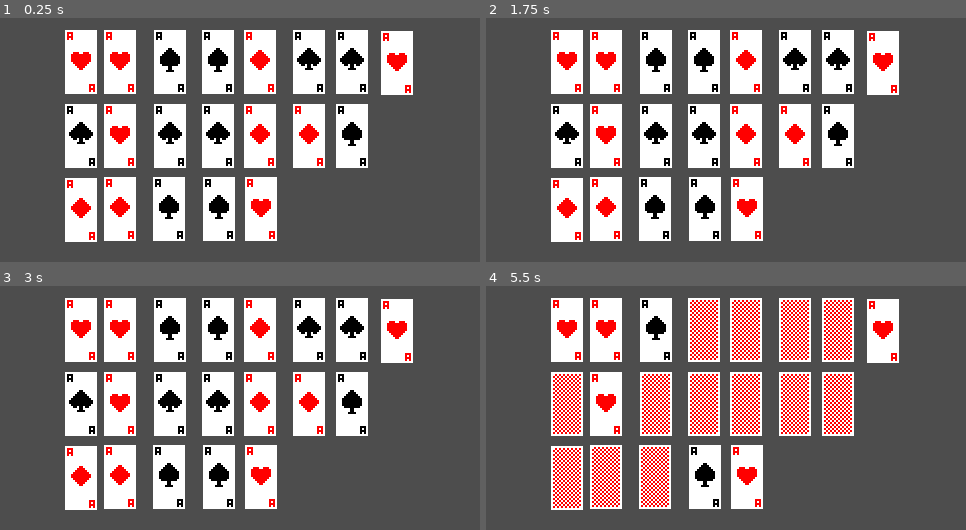
Above: before the commit, frames 1-4 (two rows, left to right).
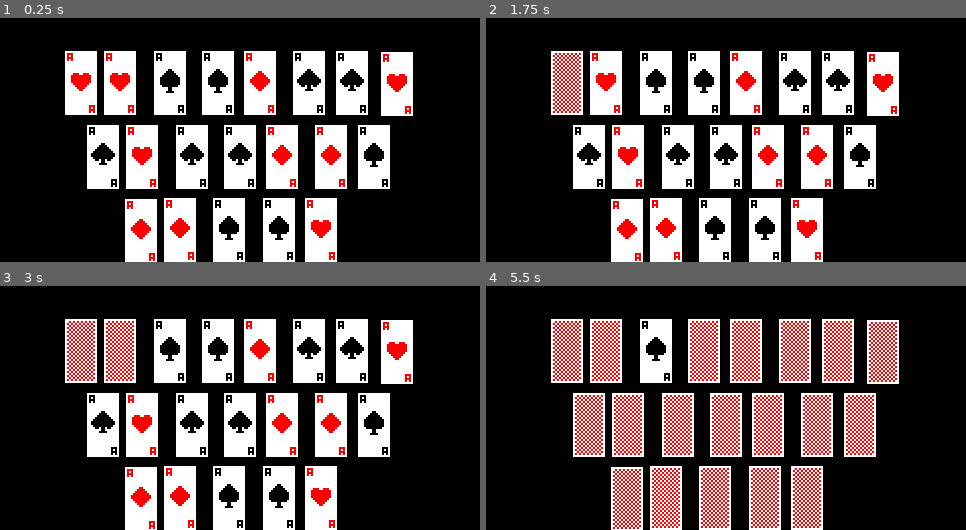
Above: after the commit, the same moments.

Repository: OliveADay/asylum
Game: Godot game, scene res://world.tscn
The game is run twice, just before and just after one commit, with the same random seed, the same clock (stepped at 60 frames per second) and the same inputs. The project has no main scene, so this scene is started directly.
Inputs (mouse positions are in pixels of both pictures, inside the frame that each line leads up to):
- Up to frame 1 (0.25 s): no input
- Up to frame 2 (1.75 s): tap Enter at 0.5 s; move the mouse to (567, 61) at 0.52 s; click (567, 61) at 0.6 s; tap Space at 1.25 s; move the mouse to (606, 61) at 1.27 s; click (606, 61) at 1.35 s
- Up to frame 3 (3 s): tap Enter at 2 s; move the mouse to (120, 403) at 2.02 s; click (120, 403) at 2.1 s; tap Space at 2.75 s; move the mouse to (398, 329) at 2.77 s; click (398, 329) at 2.85 s
- Up to frame 4 (5.5 s): tap Enter at 3.5 s; move the mouse to (745, 476) at 3.52 s; click (745, 476) at 3.6 s; tap Space at 4.25 s; move the mouse to (706, 476) at 4.27 s; click (706, 476) at 4.35 s; move the mouse to (654, 329) at 5.02 s; click (654, 329) at 5.1 s

The runs differ from the first frame. In frame 1, 86% of the frame differs, in the area x 0-100%, y 0-100%; in frame 2, 86%; in frame 3, 86%; in frame 4, 89%.

Commit message:
small changes to card and positions

Diff:
--- a/card.gd
+++ b/card.gd
@@ -3,18 +3,14 @@
 var mouseOn = false
 var rand = RandomNumberGenerator.new()
 var secret = 1;
-var maxWait = 5;
+var maxWait = 1;
+var startWait = 5
 var currentWait = 0;
-
-func switch(val, full, list):
-	if not full:
-		secret = val
-	else:
-		secret = rand.randi_range(1,val);
+signal clicked
 
 func _ready():
 	$Sprite2D.frame = secret
-	currentWait = maxWait
+	currentWait = startWait
 
 func _process(delta: float) -> void:
 	if Input.is_action_just_pressed("click") and mouseOn:
@@ -25,7 +21,6 @@
 		$Sprite2D.frame = secret
 	else:
 		$Sprite2D.frame = 0
-
 func _on_mouse_entered() -> void:
 	mouseOn = true
 
--- a/world.tscn
+++ b/world.tscn
@@ -8,61 +8,68 @@
 cards = [NodePath("Card"), NodePath("Card2"), NodePath("Card3"), NodePath("Card4"), NodePath("Card5"), NodePath("Card6" …(279 unchanged characters)…
 
 [node name="Card" parent="." unique_id=1747360751 instance=ExtResource("1_f3sb7")]
-position = Vector2(81, 44)
+position = Vector2(81, 65)
 
 [node name="Card2" parent="." unique_id=2043590959 instance=ExtResource("1_f3sb7")]
-position = Vector2(120, 44)
+position = Vector2(120, 65)
+
+[node name="Card4" parent="." unique_id=1391354738 instance=ExtResource("1_f3sb7")]
+position = Vector2(397, 66)
+
+[node name="Card7" parent="." unique_id=1921979752 instance=ExtResource("1_f3sb7")]
+position = Vector2(170, 65)
+
+[node name="Card10" parent="." unique_id=152705562 instance=ExtResource("1_f3sb7")]
+position = Vector2(218, 65)
+
+[node name="Card13" parent="." unique_id=1443106570 instance=ExtResource("1_f3sb7")]
+position = Vector2(260, 65)
+
+[node name="Card16" parent="." unique_id=79697519 instance=ExtResource("1_f3sb7")]
+position = Vector2(309, 65)
+
+[node name="Card19" parent="." unique_id=1329312445 instance=ExtResource("1_f3sb7")]
+position = Vector2(352, 65)
 
 [node name="Card3" parent="." unique_id=2119881694 instance=ExtResource("1_f3sb7")]
-position = Vector2(120, 118)
+position = Vector2(142, 139)
 
-[node name="Card4" parent="." unique_id=1391354738 instance=ExtResource("1_f3sb7")]
-position = Vector2(397, 45)
+[node name="Card18" parent="." unique_id=285151138 instance=ExtResource("1_f3sb7")]
+position = Vector2(103, 139)
+
+[node name="Card20" parent="." unique_id=162739358 instance=ExtResource("1_f3sb7")]
+position = Vector2(192, 139)
+
+[node name="Card17" parent="." unique_id=487525103 instance=ExtResource("1_f3sb7")]
+position = Vector2(240, 139)
+
+[node name="Card14" parent="." unique_id=2001337194 instance=ExtResource("1_f3sb7")]
+position = Vector2(282, 139)
+
+[node name="Card11" parent="." unique_id=446472611 instance=ExtResource("1_f3sb7")]
+position = Vector2(331, 139)
+
+[node name="Card8" parent="." unique_id=262210690 instance=ExtResource("1_f3sb7")]
+position = Vector2(374, 139)
 
 [node name="Card5" parent="." unique_id=1297700510 instance=ExtResource("1_f3sb7")]
-position = Vector2(261, 191)
+position = Vector2(321, 212)
 
 [node name="Card6" parent="." unique_id=206780648 instance=ExtResource("1_f3sb7")]
-position = Vector2(219, 191)
-
-[node name="Card7" parent="." unique_id=1921979752 instance=ExtResource("1_f3sb7")]
-position = Vector2(170, 44)
-
-[node name="Card8" parent="." unique_id=262210690 instance=ExtResource("1_f3sb7")]
-position = Vector2(352, 118)
+position = Vector2(279, 212)
 
 [node name="Card9" parent="." unique_id=1625495960 instance=ExtResource("1_f3sb7")]
-position = Vector2(169, 191)
-
-[node name="Card10" parent="." unique_id=152705562 instance=ExtResource("1_f3sb7")]
-position = Vector2(218, 44)
-
-[node name="Card11" parent="." unique_id=446472611 instance=ExtResource("1_f3sb7")]
-position = Vector2(309, 118)
+position = Vector2(229, 212)
 
 [node name="Card12" parent="." unique_id=1066088986 instance=ExtResource("1_f3sb7")]
-position = Vector2(120, 191)
-
-[node name="Card13" parent="." unique_id=1443106570 instance=ExtResource("1_f3sb7")]
-position = Vector2(260, 44)
-
-[node name="Card14" parent="." unique_id=2001337194 instance=ExtResource("1_f3sb7")]
-position = Vector2(260, 118)
+position = Vector2(180, 212)
 
 [node name="Card15" parent="." unique_id=761601698 instance=ExtResource("1_f3sb7")]
-position = Vector2(81, 192)
+position = Vector2(141, 213)
 
-[node name="Card16" parent="." unique_id=79697519 instance=ExtResource("1_f3sb7")]
-position = Vector2(309, 44)
-
-[node name="Card17" parent="." unique_id=487525103 instance=ExtResource("1_f3sb7")]
-position = Vector2(218, 118)
-
-[node name="Card18" parent="." unique_id=285151138 instance=ExtResource("1_f3sb7")]
-position = Vector2(81, 118)
-
-[node name="Card19" parent="." unique_id=1329312445 instance=ExtResource("1_f3sb7")]
-position = Vector2(352, 44)
-
-[node name="Card20" parent="." unique_id=162739358 instance=ExtResource("1_f3sb7")]
-position = Vector2(170, 118)
+[node name="ColorRect" type="ColorRect" parent="." unique_id=1658729121]
+z_index = -1
+offset_right = 515.0
+offset_bottom = 272.0
+mouse_filter = 2
+color = Color(0, 0, 0, 1)
